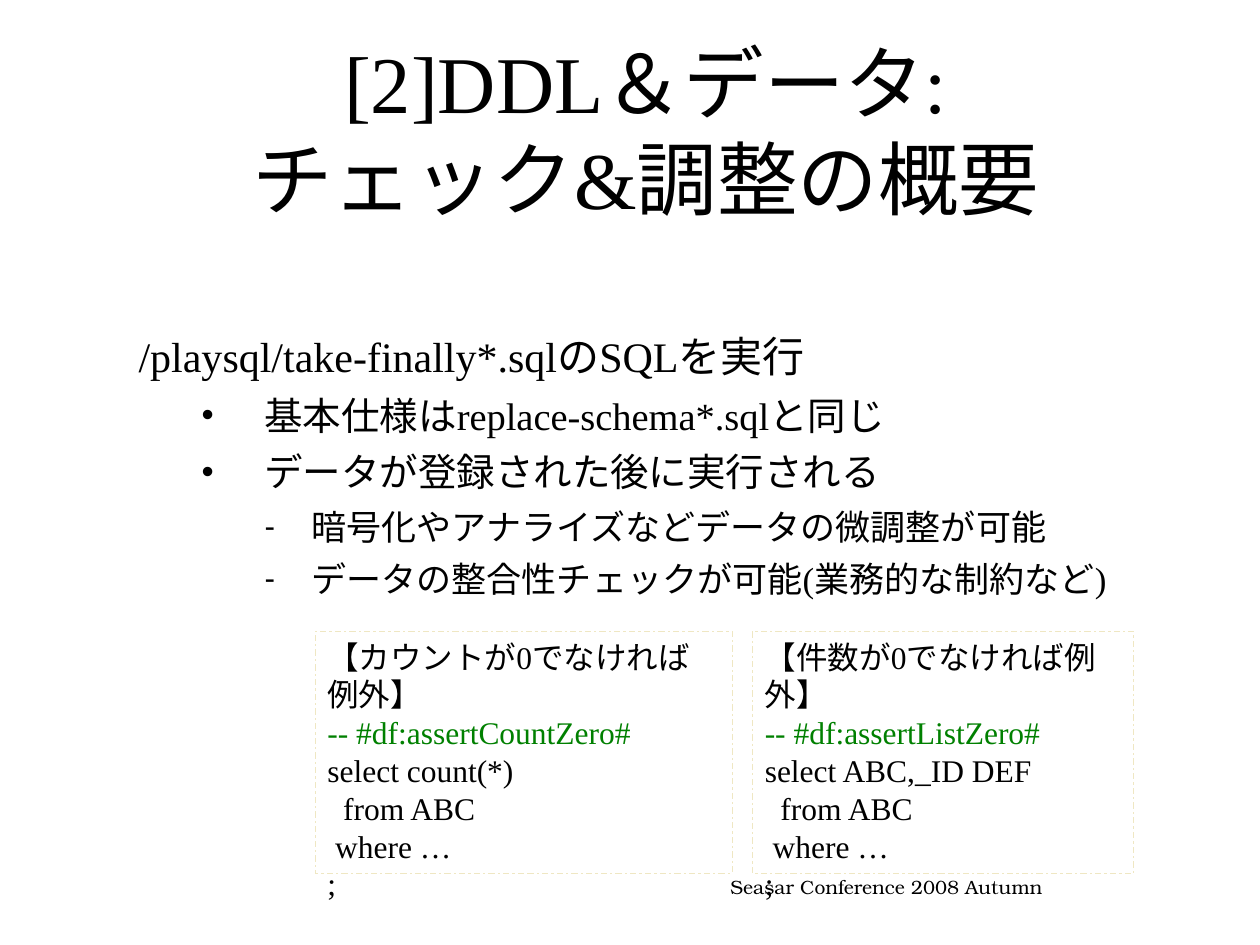
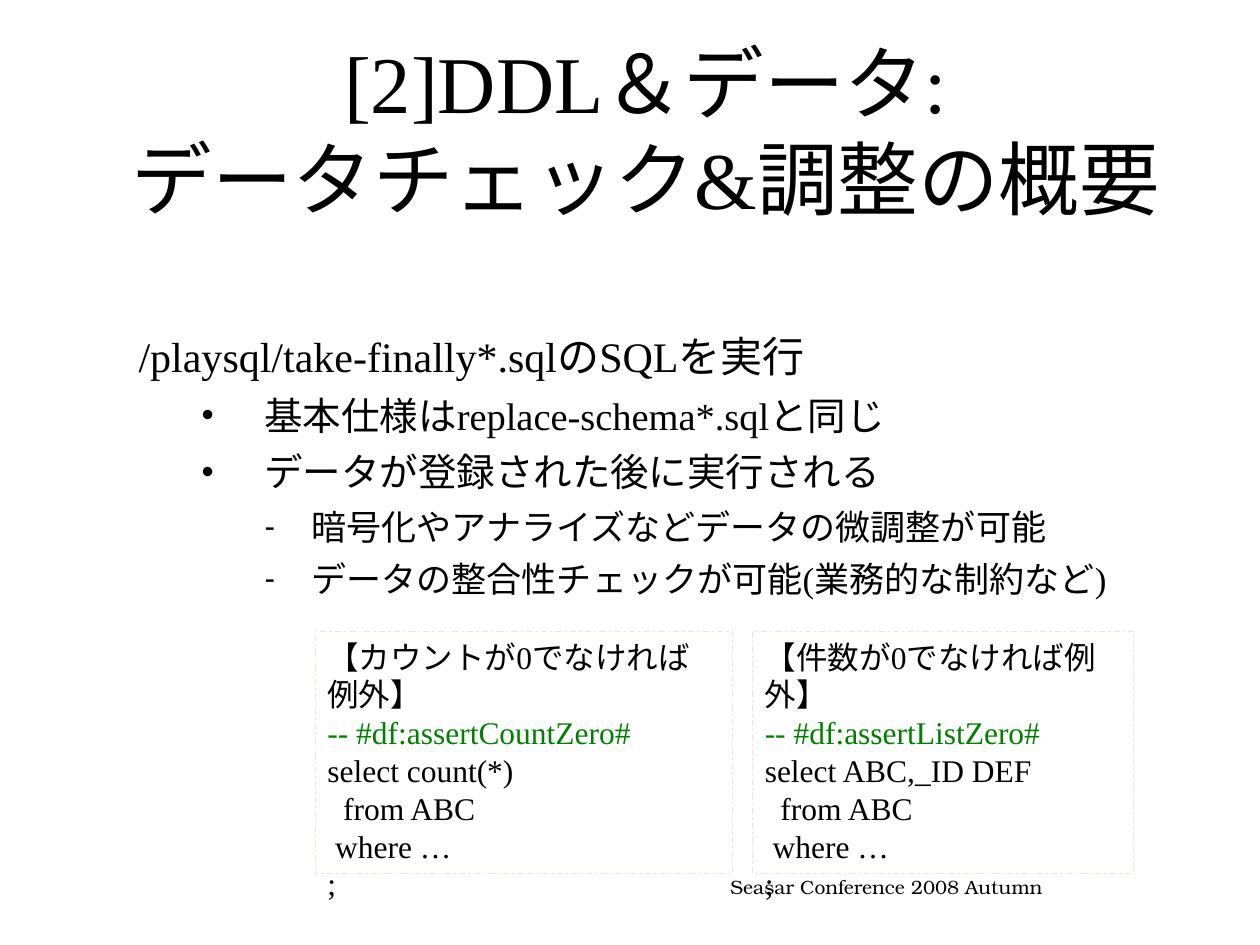
Before and after one commit to seasarorg/dbflute, a slide deck: slide 29 of dbflute/etc/doc/ref/session/resource/GenbaSolution2-sc2008autumn-dbflute.pptx. Drawn at 1260x945 pixels with LibreOffice and Linux fonts; fonts in the diff are those of the drawing; background and template pictures are left out. Boxes give left, top, right and bottom in pixels: in the first picture for what was removed or moved away, otherwise in the second. Text is boxed around its words. In the diff, an @@ line names an element or a change of style, - is before the commit and + after.

```diff
--- a/dbflute/etc/doc/ref/session/resource/GenbaSolution2-sc2008autumn-dbflute.pptx
+++ b/dbflute/etc/doc/ref/session/resource/GenbaSolution2-sc2008autumn-dbflute.pptx
@@ title at bbox=[132, 49, 1160, 216]: text changed @@
-[2]DDL＆データ:
-チェック&調整の概要
+[2]DDL＆データ:
+データチェック&調整の概要
```
Also in this commit, not shown: 2 other slides changed, 2 slides added.
